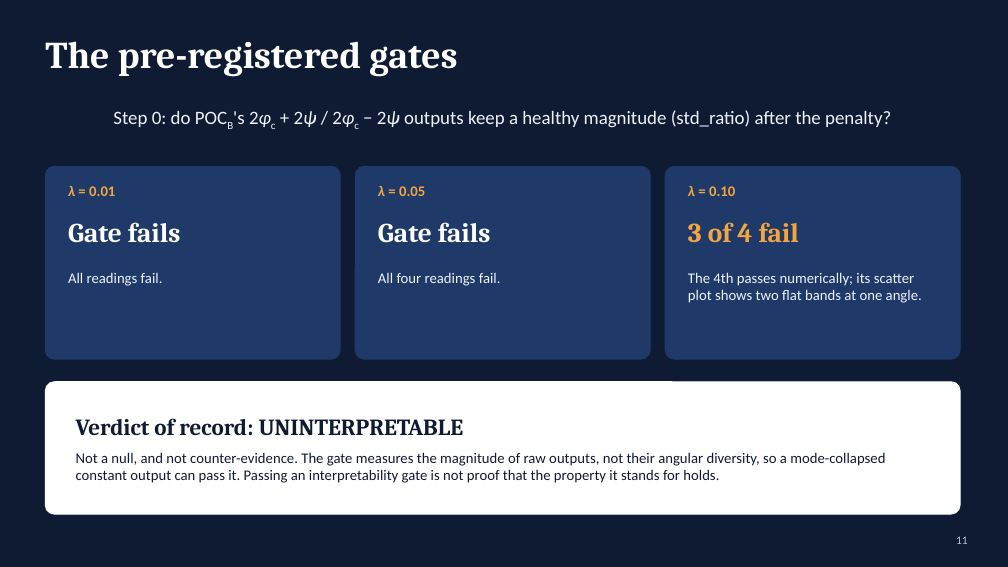
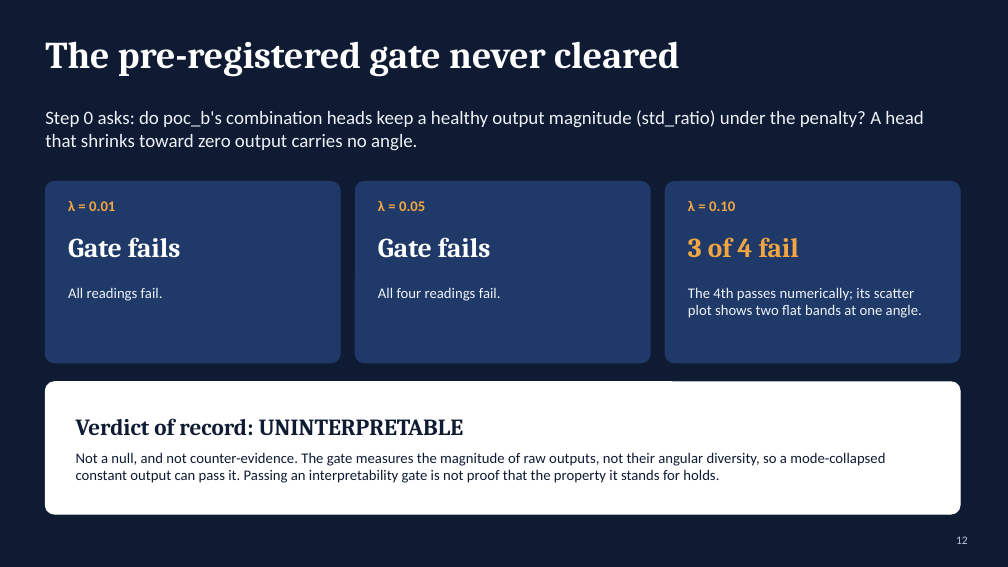
Before and after one commit to syedalimohsinbukhari/ml_practice_v2, a slide deck: slide 12 of experiments/phic_psi_poc-redo/phic_psi_presentation.pptx (slide 11 before the commit). Drawn at 1008x567 pixels with LibreOffice and Linux fonts; fonts in the diff are those of the drawing. Boxes give left, top, right and bottom in pixels: in the first picture for what was removed or moved away, otherwise in the second. Text is boxed around its words. In the diff, an @@ line names an element or a change of style, - is before the commit and + after.

```diff
--- a/experiments/phic_psi_poc-redo/phic_psi_presentation.pptx
+++ b/experiments/phic_psi_poc-redo/phic_psi_presentation.pptx
@@ title at bbox=[45, 41, 680, 76]: text changed @@
-The pre-registered gates
+The pre-registered gate never cleared
@@ text at bbox=[45, 110, 923, 151]: text changed @@
-Step 0: do POCB's 2φc + 2ψ / 2φc − 2ψ outputs keep a healthy magnitude (std_ratio) after the penalty?
+Step 0 asks: do poc_b's combination heads keep a healthy output magnitude (std_ratio) under the penalty? A head that shrinks toward zero output carries no angle.
@@ rounded rectangle: place and size @@
-rounded rectangle at bbox=[45, 166, 340, 359]
+rounded rectangle at bbox=[45, 181, 340, 363]
@@ rounded rectangle: place and size @@
-rounded rectangle at bbox=[355, 166, 650, 359]
+rounded rectangle at bbox=[355, 181, 650, 363]
@@ proportions changed in 3 elements at bbox=[45, 181, 340, 363], bbox=[355, 181, 650, 363], bbox=[665, 181, 960, 363] @@
@@ rounded rectangle: place and size @@
-rounded rectangle at bbox=[665, 166, 960, 359]
+rounded rectangle at bbox=[665, 181, 960, 363]
@@ italic off in "λ" in 3 elements at bbox=[68, 201, 115, 211], bbox=[378, 201, 425, 211], bbox=[688, 201, 735, 211] @@
@@ 6 texts: place and size @@
-6 texts at bbox=[68, 186, 799, 243]
+6 texts at bbox=[68, 201, 799, 258]
@@ text "All readings fail.": place and size @@
-text "All readings fail." at bbox=[68, 272, 163, 286]
+text "All readings fail." at bbox=[68, 287, 163, 301]
@@ text "All four readings fail.": place and size @@
-text "All four readings fail." at bbox=[378, 272, 501, 286]
+text "All four readings fail." at bbox=[378, 287, 501, 301]
@@ text "The 4th passes numerically; its ...": place and size @@
-text "The 4th passes numerically; its ..." at bbox=[688, 272, 922, 303]
+text "The 4th passes numerically; its ..." at bbox=[688, 287, 922, 318]
@@ page number at bbox=[956, 536, 968, 544]: text changed @@
-11
+12
```
Also in this commit, not shown: 15 other slides changed, 2 slides added, 1 slide removed, 6 other files.
